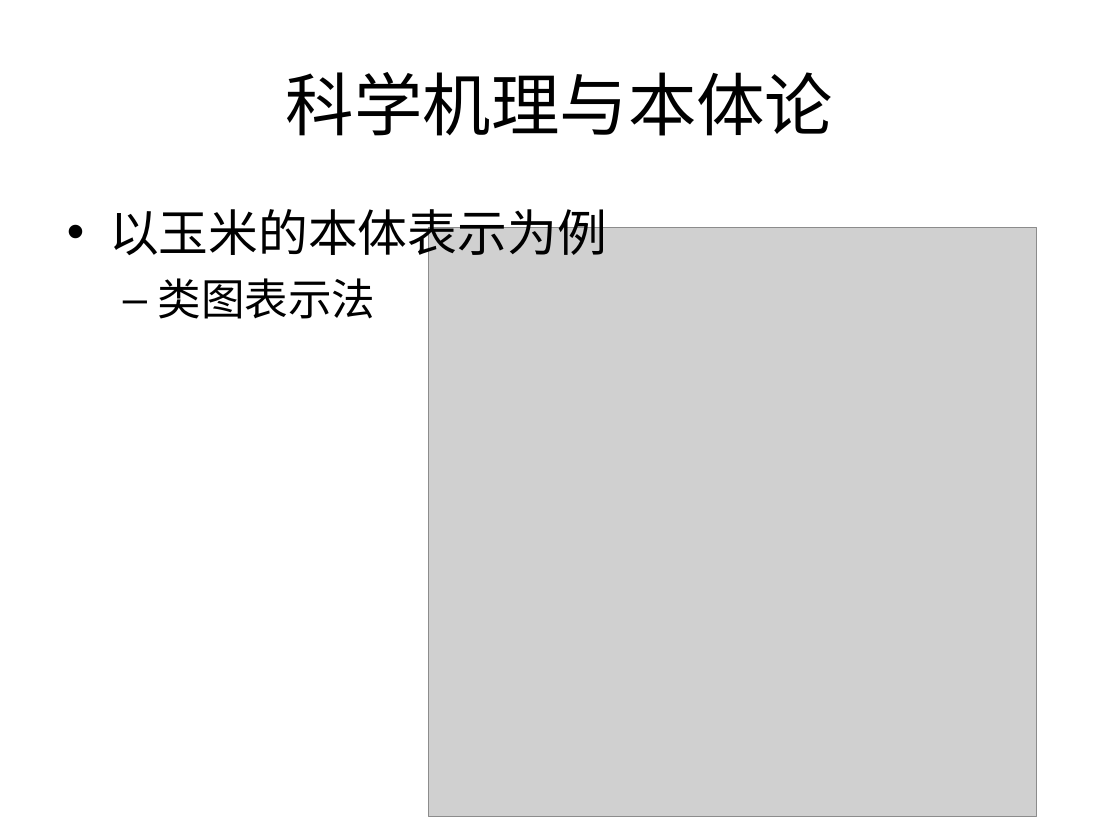
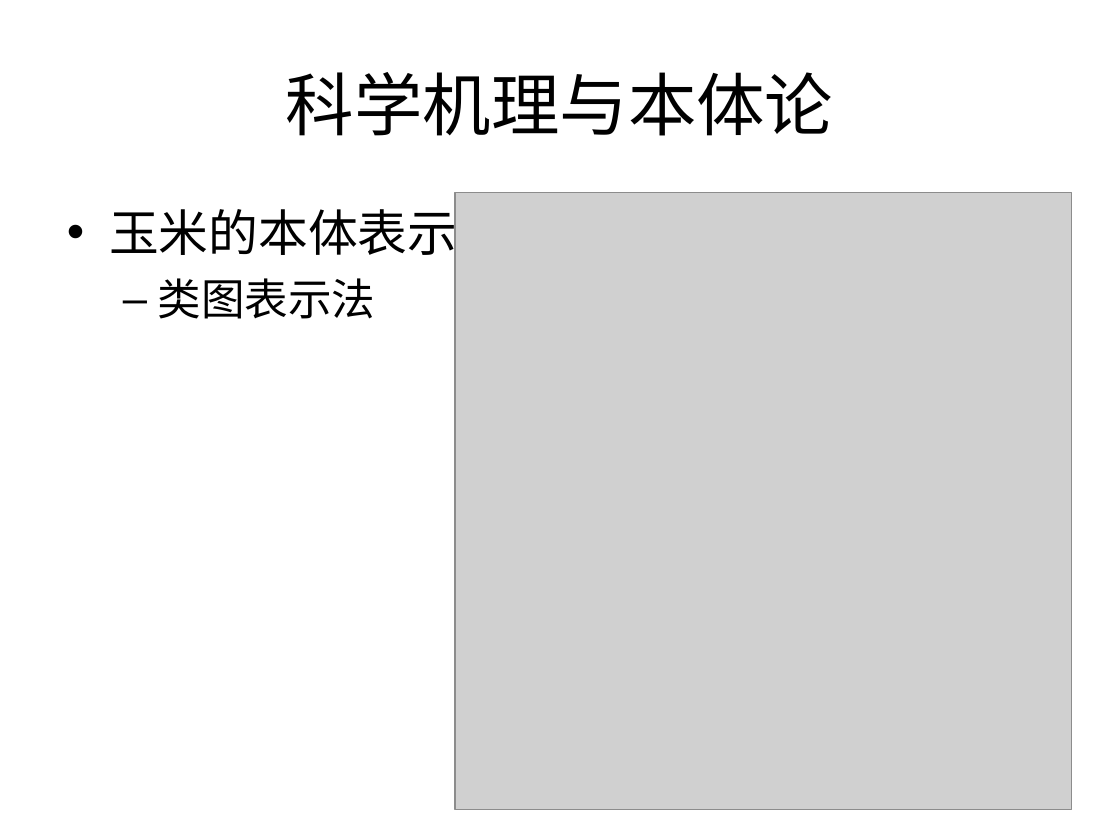
Before and after one commit to Nookleptia/qianmen3d, a slide deck: slide 16 of 毕设文件/毕设提纲.ppt. Drawn at 1120x840 pixels with LibreOffice and Linux fonts; fonts in the diff are those of the drawing; grey boxes stand for pictures. Boxes give left, top, right and bottom in pixels: in the first picture for what was removed or moved away, otherwise in the second. Text is boxed around its words. In the diff, an @@ line names an element or a change of style, - is before the commit and + after.

```diff
--- a/毕设文件/毕设提纲.ppt
+++ b/毕设文件/毕设提纲.ppt
@@ text at (x1=109, y1=201, x2=458, y2=264): text changed @@
-• 以玉米的本体表示为例
+• 玉米的本体表示
@@ picture resized from (x1=429, y1=227, x2=1037, y2=816) to (x1=455, y1=193, x2=1072, y2=810) @@
```
Also in this commit, not shown: 8 other slides changed, 2 slides added, 3 other files.
